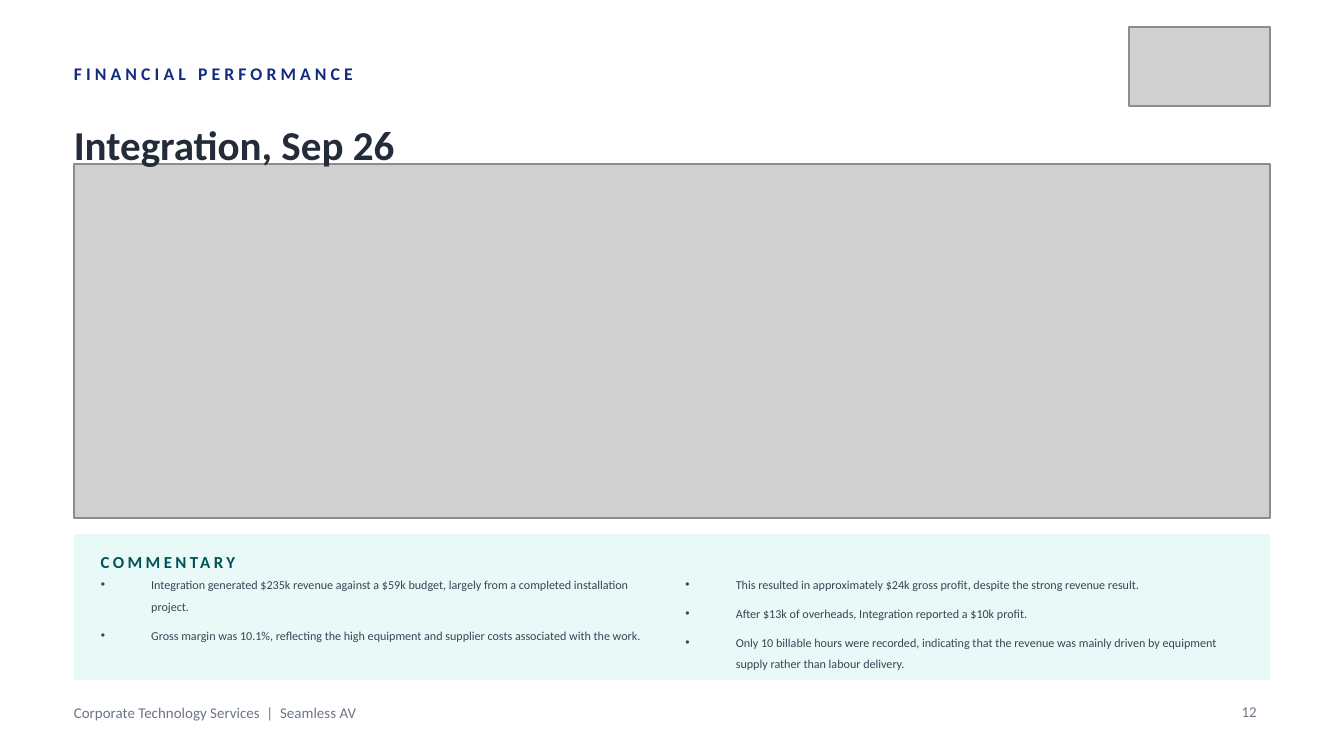
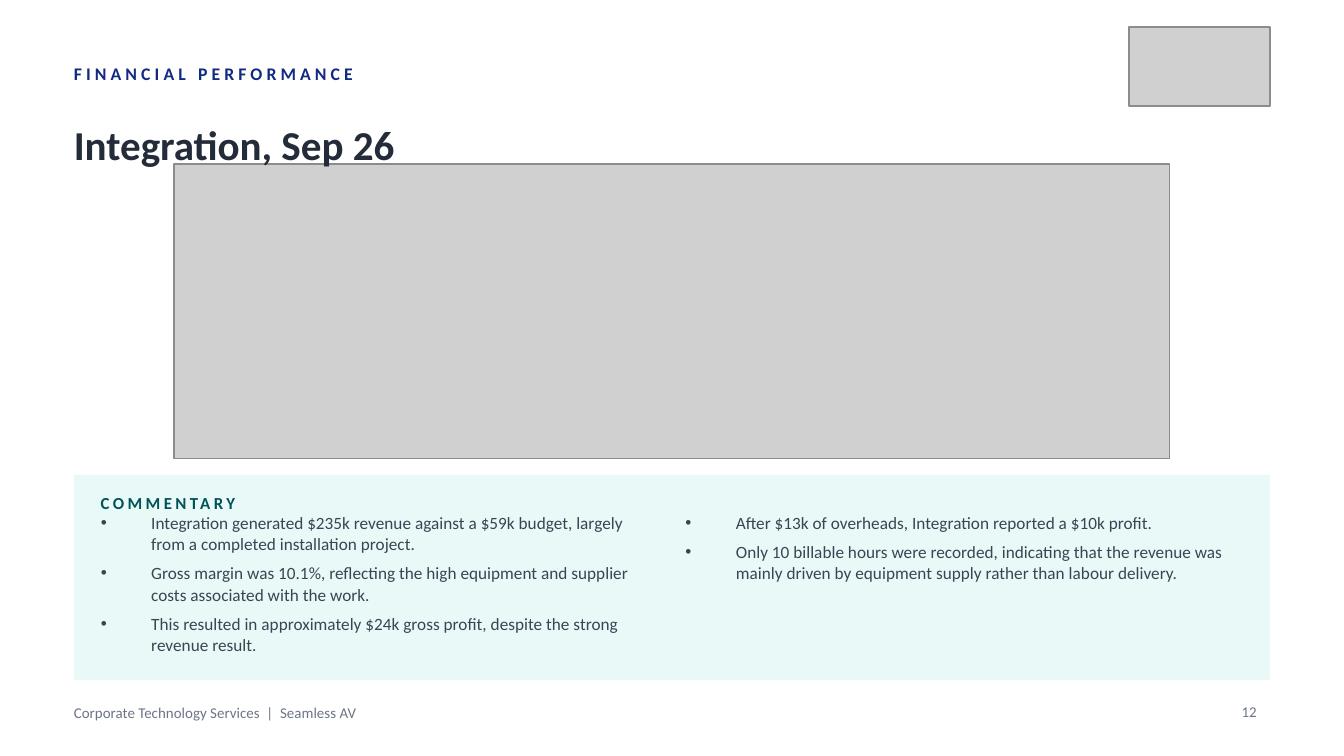
Before and after one commit to WesleyNelson-O33/Claude, a slide deck: slide 12 of deck/CTS Monthly Business Review - 30092026.pptx. Drawn at 1344x756 pixels with LibreOffice and Linux fonts; fonts in the diff are those of the drawing; grey boxes stand for pictures. Boxes give left, top, right and bottom in pixels: in the first picture for what was removed or moved away, otherwise in the second. Text is boxed around its words. In the diff, an @@ line names an element or a change of style, - is before the commit and + after.

```diff
--- a/deck/CTS Monthly Business Review - 30092026.pptx
+++ b/deck/CTS Monthly Business Review - 30092026.pptx
@@ picture resized from (x1=74, y1=164, x2=1270, y2=519) to (x1=175, y1=164, x2=1171, y2=458) @@
@@ rectangle resized from (x1=74, y1=535, x2=1270, y2=680) to (x1=74, y1=474, x2=1270, y2=680) @@
@@ text "COMMENTARY" moved from (x1=101, y1=546, x2=504, y2=579) to (x1=101, y1=485, x2=504, y2=519) @@
@@ text "Integration generated $235k revenue against ..." moved from (x1=151, y1=580, x2=641, y2=642) to (x1=151, y1=517, x2=627, y2=651) @@
@@ text at (x1=151, y1=517, x2=627, y2=601): size 6.5 to 9.2 pt in "Integration generated $235k revenue against a $59k ...", "Gross margin was 10.1%, reflecting the high ..." @@
@@ text "After $13k of overheads, Integration ..." moved from (x1=736, y1=580, x2=1217, y2=670) to (x1=736, y1=517, x2=1222, y2=582) @@
@@ text "After $13k of overheads, Integration ..." at (x1=736, y1=517, x2=1222, y2=582): size 6.5 to 9.2 pt @@
@@ text at (x1=736, y1=580, x2=1139, y2=591): paragraph removed @@
-• This resulted in approximately $24k gross profit, despite the strong revenue result.
@@ text at (x1=151, y1=618, x2=617, y2=651): paragraph added @@
+• This resulted in approximately $24k gross profit, despite the strong revenue result.
```
Also in this commit, not shown: 20 other slides changed, 1 other file.
